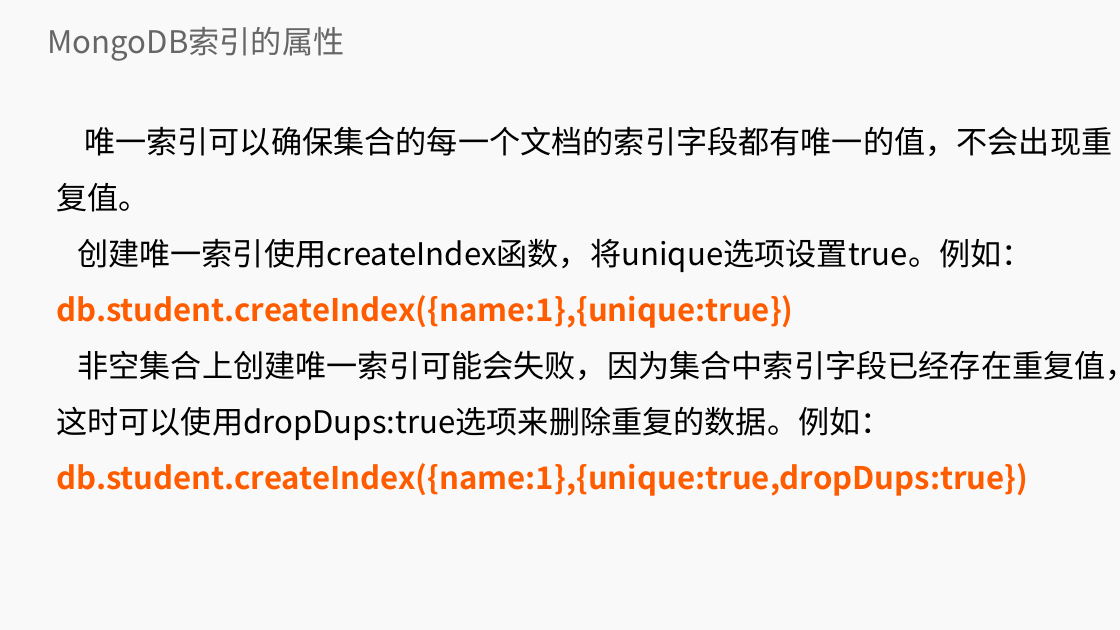
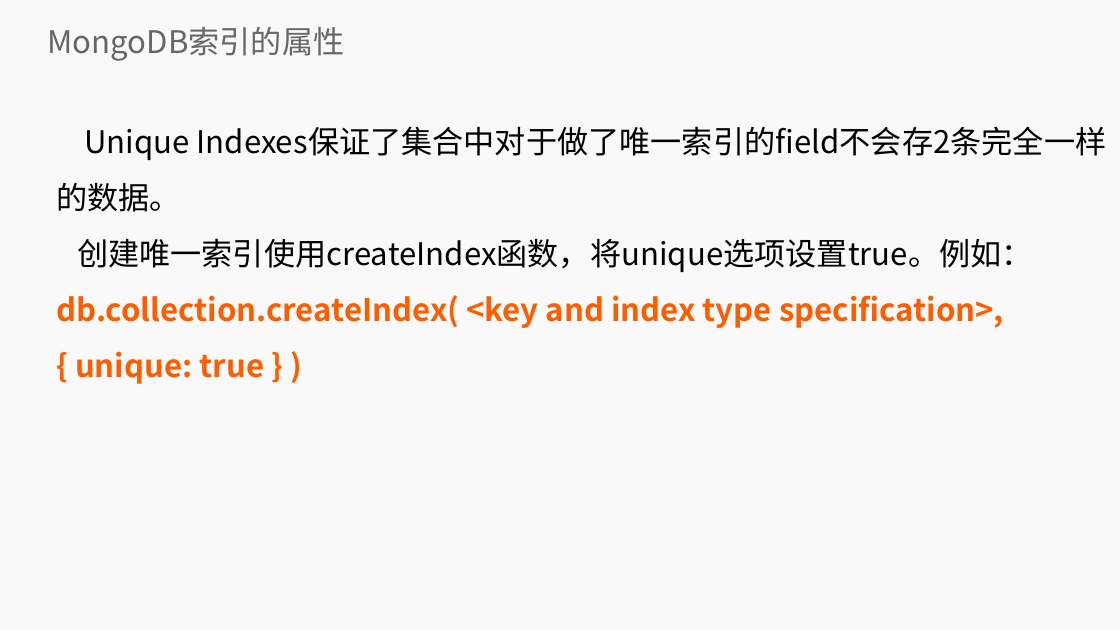
Before and after one commit to lihuanzhen2016/no-sql, a slide deck: slide 18 of PPT/06 MongoDB 索引.pptx. Drawn at 1120x630 pixels with LibreOffice and Linux fonts; fonts in the diff are those of the drawing; background and template pictures are left out. Boxes give left, top, right and bottom in pixels: in the first picture for what was removed or moved away, otherwise in the second. Text is boxed around its words. In the diff, an @@ line names an element or a change of style, - is before the commit and + after.

Commit message:
index update

```diff
--- a/PPT/06 MongoDB 索引.pptx
+++ b/PPT/06 MongoDB 索引.pptx
@@ subtitle at [56,129,1033,384]: text changed @@
-唯一索引可以确保集合的每一个文档的索引字段都有唯一的值，不会出现重复值。
-创建唯一索引使用createIndex函数，将unique选项设置true。例如：db.student.createIndex({name:1},{unique:true})
-非空集合上创建唯一索引可能会失败，因为集合中索引字段已经存在重复值，这时可以使用dropDups:true选项来删除重复的数据。例如：
-db.student.createIndex({name:1},{unique:true,dropDups:true})
+Unique Indexes保证了集合中对于做了唯一索引的field不会存2条完全一样的数据。
+创建唯一索引使用createIndex函数，将unique选项设置true。例如：db.collection.createIndex( <key and index type specification>, { unique: true } )
```
Also in this commit, not shown: 21 other slides changed, 8 slides added, 11 slides removed.
